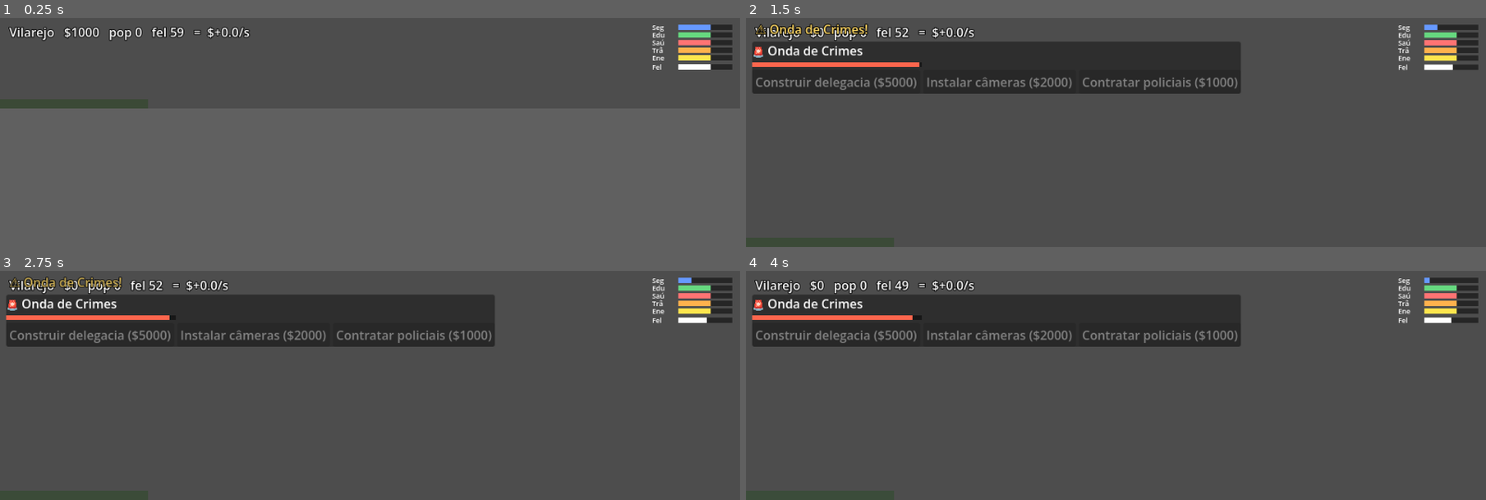
Above: before the commit, frames 1-4 (two rows, left to right).
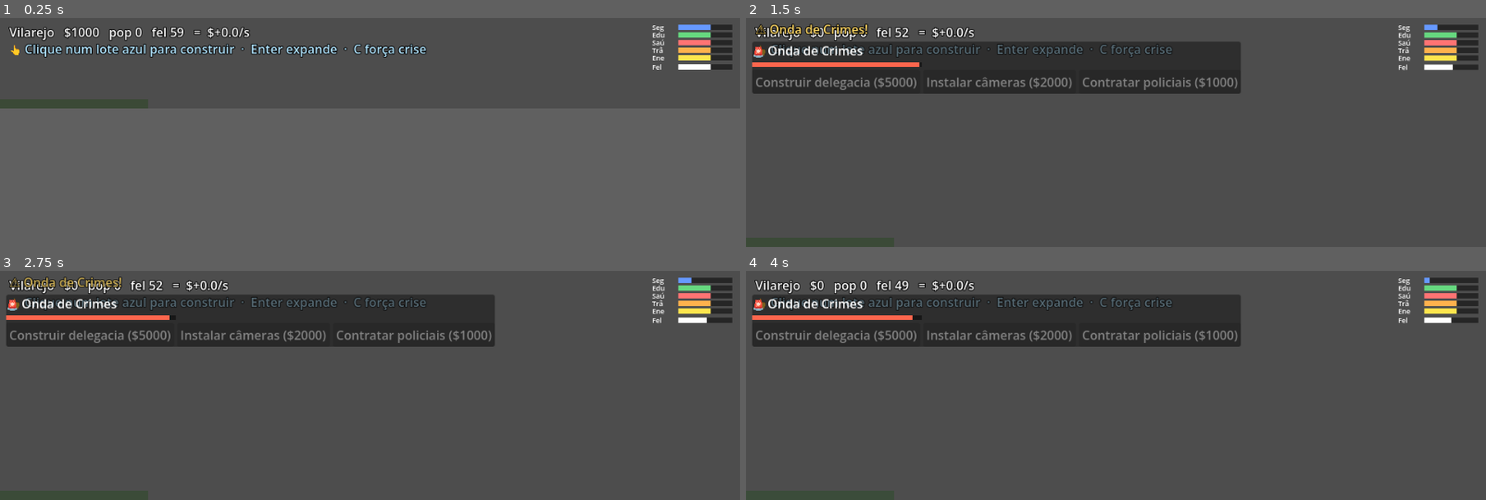
Above: after the commit, the same moments.

Repository: andrewsmedina/yourcity
Game: Godot game, scene res://scenes/main.tscn
The game is run twice, just before and just after one commit, with the same random seed, the same clock (stepped at 60 frames per second) and the same inputs.
Inputs (mouse positions are in pixels of both pictures, inside the frame that each line leads up to):
- Up to frame 1 (0.25 s): no input
- Up to frame 2 (1.5 s): tap Enter (ui_accept) at 0.5, 0.77 s; move the mouse to (1278, 59) at 0.52 s; tap C at 0.6 s; click (1278, 59) at 0.67 s; click "Contratar policiais ($1000)" at 1.25 s
- Up to frame 3 (2.75 s): tap Enter (ui_accept) at 2 s; drag from (222, 321) to (333, 335) at 2.02 s
- Up to frame 4 (4 s): move the mouse to (1190, 296) at 2.77 s; tap C at 2.85 s; click (1190, 296) at 2.92 s; tap Enter (ui_accept) at 3.5 s; drag from (1079, 335) to (894, 303) at 3.52 s

The runs differ from the first frame. In frame 1, 1.5% of the frame differs, in the area x 1-58%, y 11-18%; in frame 2, 0.6%; in frame 3, 0.6%; in frame 4, 0.6%.

Commit message:
Fix build clicks not registering; add onboarding hint
Building was wired through invisible per-slot Buttons parented to the
skyline Node2D, which didn't reliably receive mouse input. Replace them with
a single full-rect Control on its own CanvasLayer using gui_input (the
canonical approach), computing the slot from the click x. Add a HUD hint
("click a blue lot to build…") shown until the first zone is placed, and
temporary [build] debug prints to diagnose input on macOS.

Co-Authored-By: Claude Opus 4.8 (1M context) <noreply@anthropic.com>

Diff:
--- a/scripts/hud.gd
+++ b/scripts/hud.gd
@@ -1,9 +1,11 @@
 extends CanvasLayer
 
-## Economy HUD (issue #18): balance, population, income, costs and net rate.
-## On its own CanvasLayer so the day/night CanvasModulate doesn't tint the text.
+## Economy HUD (issue #18): phase, balance, population, happiness and net rate,
+## plus a beginner hint while the city is still empty. On its own CanvasLayer so
+## the day/night CanvasModulate doesn't tint the text.
 
 var _label: Label
+var _hint: Label
 
 func _ready() -> void:
 	_label = Label.new()
@@ -13,9 +15,19 @@
 	_label.add_theme_constant_override("outline_size", 4)
 	add_child(_label)
 
+	_hint = Label.new()
+	_hint.position = Vector2(12, 30)
+	_hint.add_theme_color_override("font_color", Color(0.7, 0.9, 1.0))
+	_hint.add_theme_color_override("font_outline_color", Color.BLACK)
+	_hint.add_theme_constant_override("outline_size", 4)
+	_hint.text = "👆 Clique num lote azul para construir  ·  Enter expande  ·  C força crise"
+	add_child(_hint)
+
 func _process(_delta: float) -> void:
 	var s := City.sim
 	_label.text = "%s   $%d   pop %d   fel %d   =  $%+.1f/s" % [
 		CitySim.PHASE_NAME[s.phase()],
 		int(s.money), int(s.population), int(s.happiness()), s.net_per_sec(),
 	]
+	# Hint stays until the player builds their first zone.
+	_hint.visible = s.slots.all(func(slot): return slot == null)
--- a/scripts/skyline.gd
+++ b/scripts/skyline.gd
@@ -3,13 +3,15 @@
 ## City skyline AND build grid (issues #10, #12, #16). Each column is a build
 ## slot mirrored from City.sim: locked slots are hidden, empty unlocked slots
 ## show a faint lot, built slots show their zone's tile (tinted per kind) and
-## animate up from the ground when constructed. Clicking an empty lot opens a
-## menu to pick a zone; services live in a submenu.
+## animate up from the ground when constructed.
+##
+## Clicks are captured by a Control on its own CanvasLayer (the canonical way to
+## do GUI input in Godot) rather than per-slot buttons parented to this Node2D,
+## which did not reliably receive input.
 
 const PIXEL_SCALE := 3
 const _GROW_TIME := 0.35
 
-# Menu item ids are the Zone enum values themselves, so one handler maps back.
 const ZONE_TILE := {
 	CitySim.Zone.RESIDENTIAL: "house",
 	CitySim.Zone.COMMERCIAL: "building_low",
@@ -48,7 +50,6 @@
 var _tile_px := 0
 var _baseline := 0.0
 var _sprites: Array[Sprite2D] = []
-var _buttons: Array[Button] = []
 var _built_state: Array = []  # last-rendered slot contents, for change detection
 var _menu: PopupMenu
 var _services: PopupMenu
@@ -59,16 +60,20 @@
 	_baseline = get_viewport_rect().size.y
 	_build_columns()
 	_build_menu()
+	_build_input_layer()
 	City.city_changed.connect(refresh)
 	get_viewport().size_changed.connect(_reflow)
 	refresh()
 
-## Re-anchor columns to the bottom when the window resizes (idle <-> expanded).
-func _reflow() -> void:
-	_baseline = get_viewport_rect().size.y
-	for btn in _buttons:
-		btn.size.y = _baseline
-	refresh()
+func _build_input_layer() -> void:
+	var layer := CanvasLayer.new()
+	layer.layer = 0  # below HUD/crisis so the crisis panel keeps click priority
+	add_child(layer)
+	var ctl := Control.new()
+	ctl.set_anchors_preset(Control.PRESET_FULL_RECT)
+	ctl.mouse_filter = Control.MOUSE_FILTER_PASS
+	ctl.gui_input.connect(_on_build_input)
+	layer.add_child(ctl)
 
 func _build_menu() -> void:
 	_menu = PopupMenu.new()
@@ -110,26 +115,19 @@
 		spr.position = Vector2(i * _tile_px, _baseline)
 		add_child(spr)
 		_sprites.append(spr)
-		var btn := Button.new()
-		btn.flat = true
-		btn.focus_mode = Control.FOCUS_NONE
-		btn.position = Vector2(i * _tile_px, 0)
-		btn.size = Vector2(_tile_px, _baseline)
-		btn.modulate = Color(1, 1, 1, 0)  # invisible click area over the lot
-		btn.pressed.connect(_on_slot_pressed.bind(i))
-		add_child(btn)
-		_buttons.append(btn)
 		_built_state.append(null)
+
+## Re-anchor columns to the bottom when the window resizes (idle <-> expanded).
+func _reflow() -> void:
+	_baseline = get_viewport_rect().size.y
+	refresh()
 
 ## Re-sync every column with the simulation's slots.
 func refresh() -> void:
 	var sim := City.sim
 	for i in _sprites.size():
 		var spr := _sprites[i]
-		var btn := _buttons[i]
 		var unlocked := i < sim.slots.size()
-		btn.disabled = not unlocked
-		btn.visible = unlocked
 		spr.visible = unlocked
 		if not unlocked:
 			_built_state[i] = null
@@ -161,9 +159,18 @@
 	tween.tween_property(spr, "position:y", _baseline - _tile_px, _GROW_TIME) \
 		.set_trans(Tween.TRANS_BACK).set_ease(Tween.EASE_OUT)
 
+func _on_build_input(event: InputEvent) -> void:
+	if not (event is InputEventMouseButton and event.pressed
+			and event.button_index == MOUSE_BUTTON_LEFT):
+		return
+	var slot_index := int(event.position.x / _tile_px)
+	print("[build] click at x=", event.position.x, " -> slot ", slot_index)
+	_on_slot_pressed(slot_index)
+
 func _on_slot_pressed(slot_index: int) -> void:
 	var sim := City.sim
-	if slot_index >= sim.slots.size() or sim.slots[slot_index] != null:
+	if slot_index < 0 or slot_index >= sim.slots.size() or sim.slots[slot_index] != null:
+		print("[build] slot ", slot_index, " not buildable (locked or occupied)")
 		return
 	_pending_slot = slot_index
 	_refresh_menu_locks()
@@ -174,5 +181,6 @@
 func _on_menu_id_pressed(id: int) -> void:
 	if _pending_slot < 0:
 		return
-	City.build(id, _pending_slot)  # id is the Zone value; emits city_changed
+	var ok := City.build(id, _pending_slot)  # id is the Zone value
+	print("[build] build zone ", id, " in slot ", _pending_slot, " -> ", ok)
 	_pending_slot = -1
